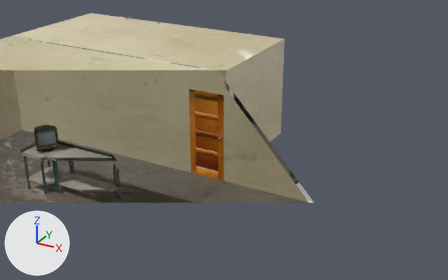
An edit to the glTF model models/entorno/entorno.glb, drawn before and after from the same camera.
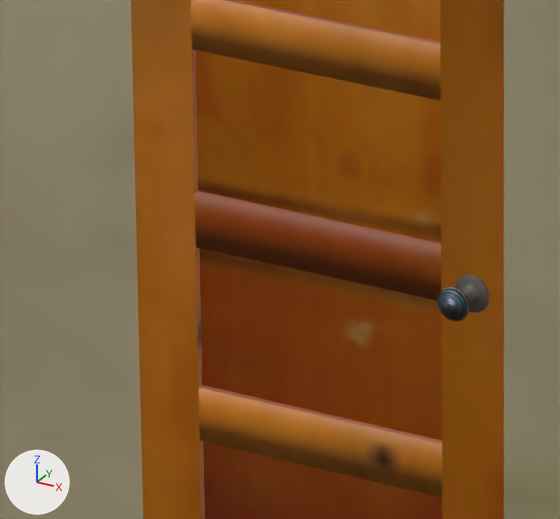
Old and new are each drawn from a 50 mm lens placed at (6.82, -13.58, 6.27), pointed at (0.93, -2.87, 0.91) and again close up on the part from 40% to 51% of the width and 40% to 57% of the height. The axes (+X, +Y, +Z) are drawn at lower left. The lights are the same throughout. The last two pictures show the newer version. Everything nearer to the camera than a plane just in front of the edit is cut away. Where no turn or scale is listed for an object, it has been applied to the vertices. Vertices at exactly the same position are counted once.

The first close-up shows 'door_06.002-col', 'walls-col'.
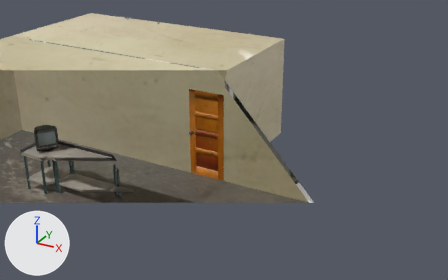
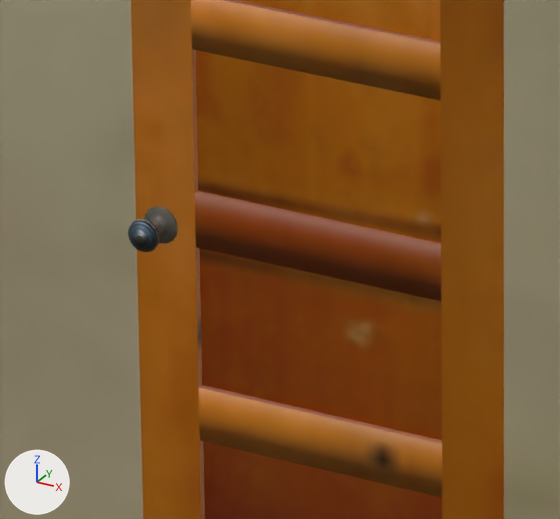
Commit message: feat: add open door

Where the change shows, as pixel boxes (x1, y1, x2, y2) in the close-ups (560 x 519 px; the box of a moved part takes in the faces that stretch with it):
'door_06.002-col', reshaped, moved
    before: (131, 0, 504, 519)
    after: (128, 0, 504, 519)
part 1 of me_door_06_003, moved or reshaped
    both: (196, 0, 442, 519)
part 2 of me_door_06_003, moved or reshaped
    both: (131, 0, 504, 519)
part 3 of me_door_06_003, moved or reshaped
    both: (199, 385, 442, 497)
part 4 of me_door_06_003, moved or reshaped
    both: (191, 0, 441, 101)
part 5 of me_door_06_003, moved or reshaped
    both: (195, 191, 441, 301)
part 6 of me_door_06_003, moved or reshaped
    before: (455, 275, 490, 313)
    after: (144, 206, 178, 244)
part 7 of me_door_06_003, moved or reshaped
    before: (438, 287, 473, 321)
    after: (128, 219, 163, 252)

The change, as a list of edits to the scene's bpy script:
```text
Change me_door_06_003:
    used by ob_door_06_002_col; location = (0.577, -2.98, -0.001)
    remove me_door_06_003.from_pydata(...)  # 370 vertices, 660 faces; spans x -0.42..0.42, y -0.1..0.02, z 0.0..1.98
    add me_door_06_003.from_pydata(...)  # 370 vertices, 660 faces; spans x -0.84..0.0, y -0.11..0.02, z -0.98..1.0
    me_door_06_003 part 1: the loose piece of 4 vertices spanning x -0.28..0.28, y -0.01, z 0.2..1.81 is moved by (-0.42, 0.0, -0.98)
    me_door_06_003 part 2: the loose piece of 24 vertices spanning x -0.42..0.42, y -0.02..0.02, z 0.0..1.98 is moved by (-0.42, 0.0, -0.98)
    me_door_06_003 part 3: the loose piece of 8 vertices spanning x -0.28..0.28, y -0.02..0.02, z 0.54..0.65 is moved by (-0.42, 0.0, -0.98)
    me_door_06_003 part 4: the loose piece of 8 vertices spanning x -0.28..0.28, y -0.02..0.02, z 1.38..1.5 is moved by (-0.42, 0.0, -0.98)
    me_door_06_003 part 5: the loose piece of 8 vertices spanning x -0.28..0.28, y -0.02..0.02, z 0.96..1.08 is moved by (-0.42, 0.0, -0.98)
    me_door_06_003 part 6: the loose piece of 113 vertices spanning x 0.31..0.39, y -0.04..-0.02, z 0.95..1.03 is moved by (-1.13, 0.0, -0.98)
    me_door_06_003 part 7: the loose piece of 201 vertices spanning x 0.31..0.38, y -0.1..-0.04, z 0.96..1.03 is moved by (-1.13, 0.0, -0.98)
    other edits to the shape of me_door_06_003 do not show in these pictures
Change ob_door_06_002_col:
    ob_door_06_002_col.location: (0.577, -2.98, -0.001) -> (0.996, -2.977, 0.98)
```
